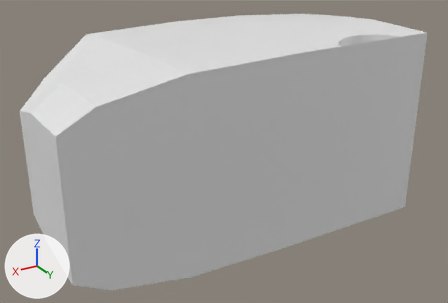
Before and after pictures for a commit that changed the OBJ model autoware/src/our_packages/etrike_vehicle_description/meshes/etrike_body.obj.
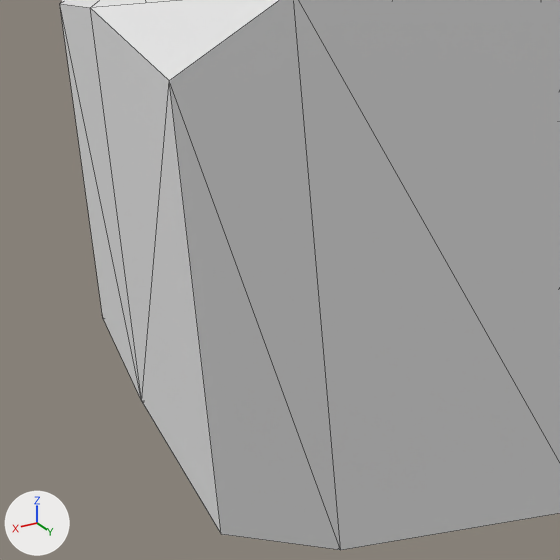
Old and new are each drawn whole from a camera (50 mm lens) standing at (2.442, 2.203, 1.368) and looking at (0.639, -0.801, -0.134) and again close up on the part from 0% to 41% of the width and 36% to 97% of the height. Every picture has the same lights, and +X, +Y and +Z are marked at lower left. The first two pictures are the older version. The close-ups show mesh edges as thin lines. Where no turn or scale is listed for an object, it has been applied to the vertices.

The first close-up shows 'etrike_body'.
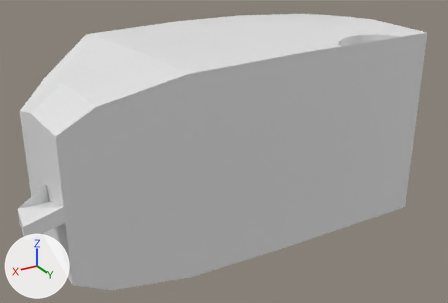
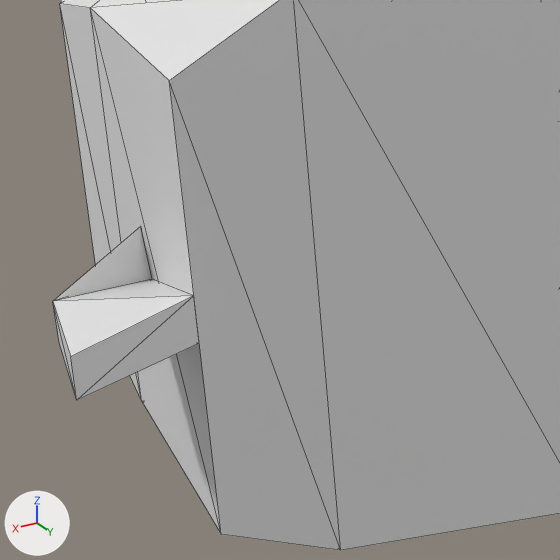
Commit message: feat(etrike): add front fork extension connecting body apron to front wheel hub without wheel cover

Location of each change, [x1, y1, x2, y2] in pixels of the close-ups (560 x 560 px):
'etrike_body', reshaped
    before: [60, 0, 560, 550]
    after: [53, 0, 560, 550]
part 1 of me_etrike_body, built on
    before: [91, 9, 221, 533]
    after: [53, 9, 221, 533]

The change in detail:
me_etrike_body is used by ob_etrike_body; location (0.0, 0.0, 0.0).
me_etrike_body had 158 vertices, 312 faces and spanned x -0.43..1.79, y -1.7..-0.28, z -0.57..0.58.
me_etrike_body now has 167 vertices, 326 faces and spans x -0.43..1.99, y -1.7..-0.2, z -0.57..0.58.
Part 1, on me_etrike_body:
2 faces are deleted.
9 vertices are added at x 1.79..1.99, y -0.55..-0.2, z -0.04..0.04.
16 new faces join them.
Other edits to the shape of me_etrike_body do not show in these pictures.
